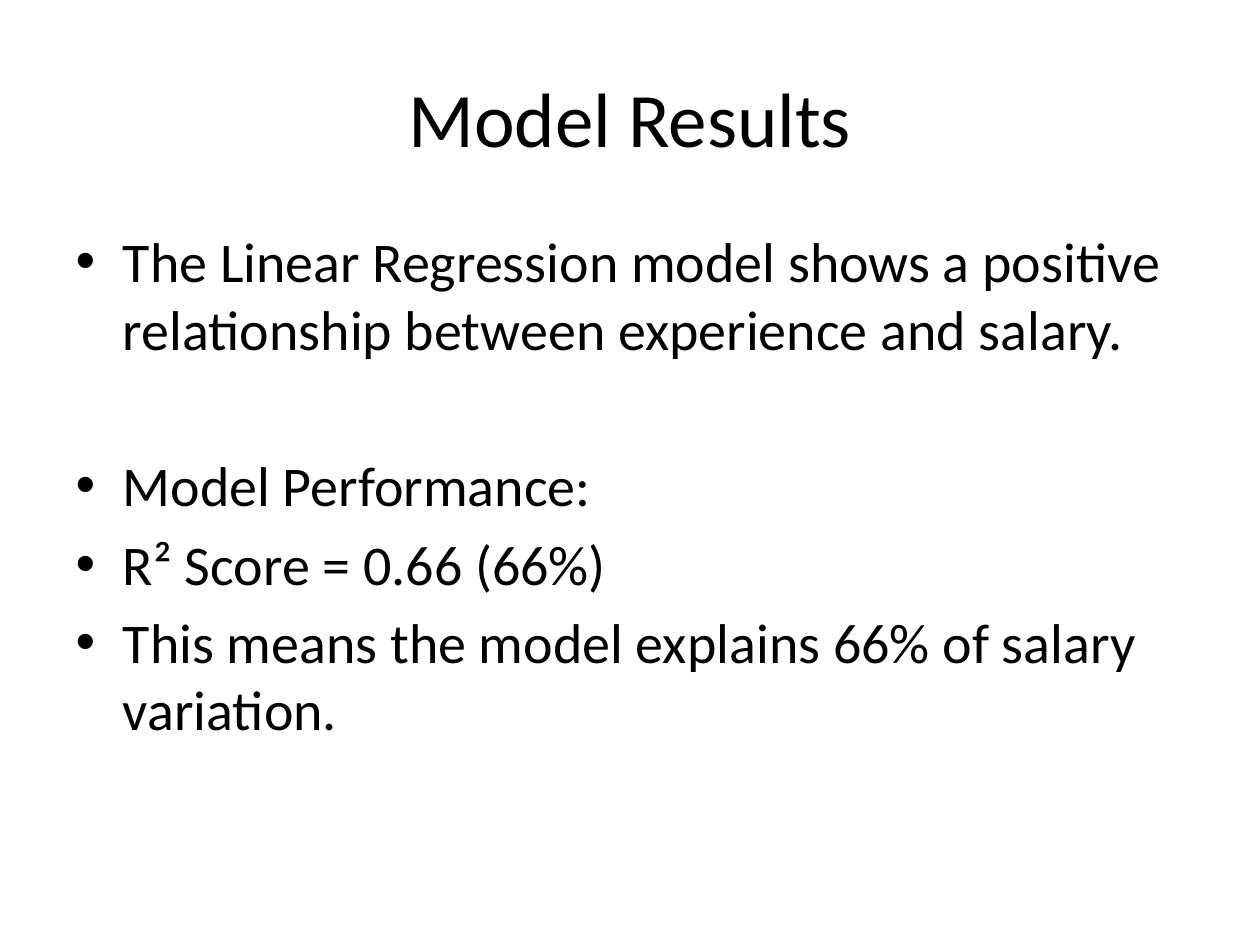
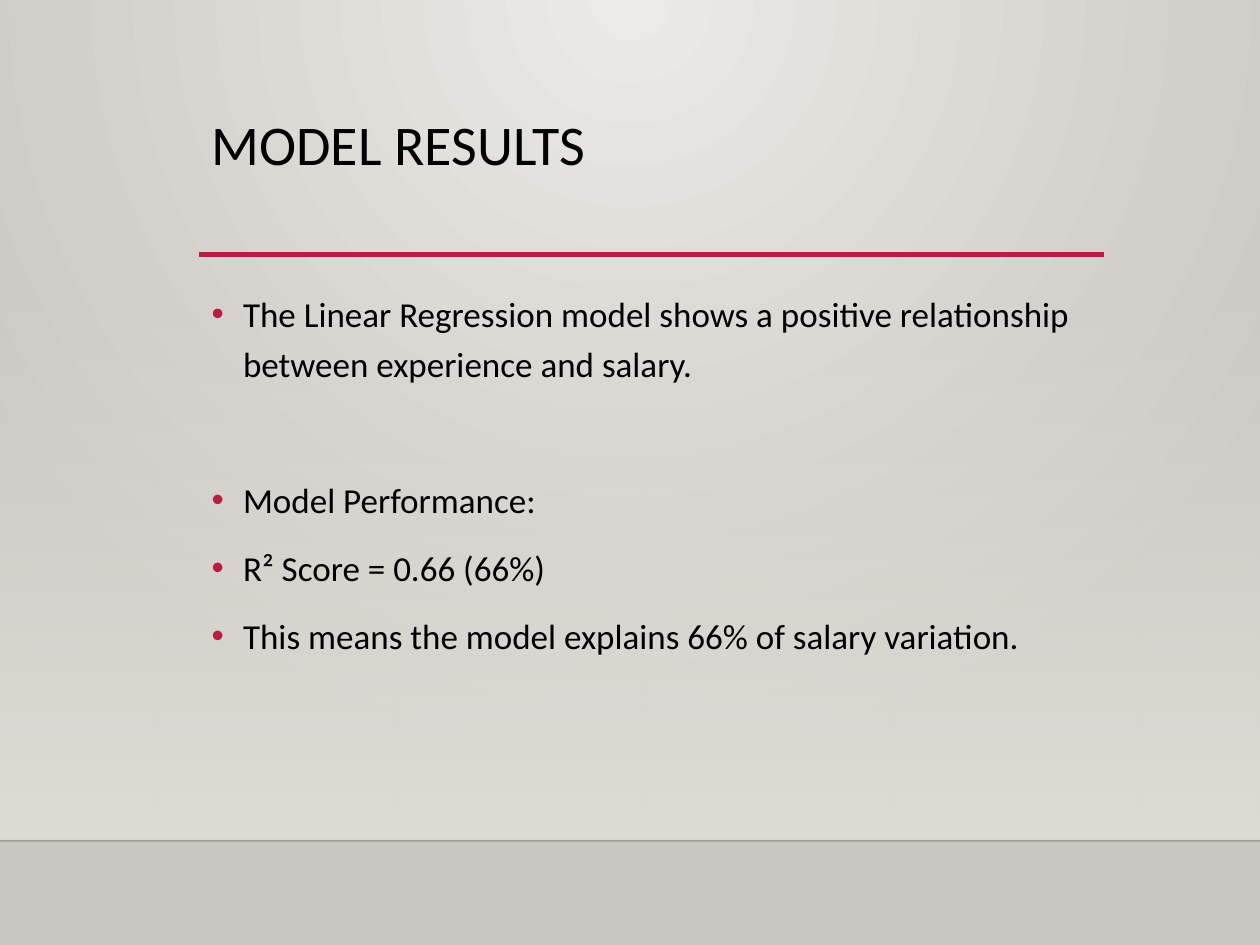
Before and after one commit to vijayagi/data-science-project-, a slide deck: slide 7 of project 2/salary_prediction_project.pptx. Drawn at 1260x945 pixels with LibreOffice and Linux fonts; fonts in the diff are those of the drawing; background and template pictures are left out. Boxes give left, top, right and bottom in pixels: in the first picture for what was removed or moved away, otherwise in the second. Text is boxed around its words. In the diff, an @@ line names an element or a change of style, - is before the commit and + after.

```diff
--- a/project 2/salary_prediction_project.pptx
+++ b/project 2/salary_prediction_project.pptx
@@ background #FFFFFF to gradient #ECEAE7 to #CAC7C1 @@
@@ title "MODEL RESULTS" at [212,128,585,166]: vertical alignment middle to top @@
@@ title at [212,128,585,166]: text changed; size 44 to 32 pt @@
-Model Results
+MODEL RESULTS
@@ line added from (199, 255) to (1105, 255), #B71E42 2.5 pt @@
@@ rectangle added at [0,277,1260,839], fill gradient #DFDBD5 @@
@@ text "The Linear Regression model shows ...": place and size @@
-text "The Linear Regression model shows ..." at [123,243,1159,731]
+text "The Linear Regression model shows ..." at [243,302,1069,655]
@@ text "The Linear Regression model shows ..." at [243,302,1069,655]: size 32 to 20 pt; indent changed; line spacing 1 to 1.2; more space between paragraphs @@
@@ line added from (0, 840) to (1260, 840), #000001 1 pt @@
```
Also in this commit, not shown: 6 other slides changed, 1 slide added, 1 slide removed, 1 other file.
